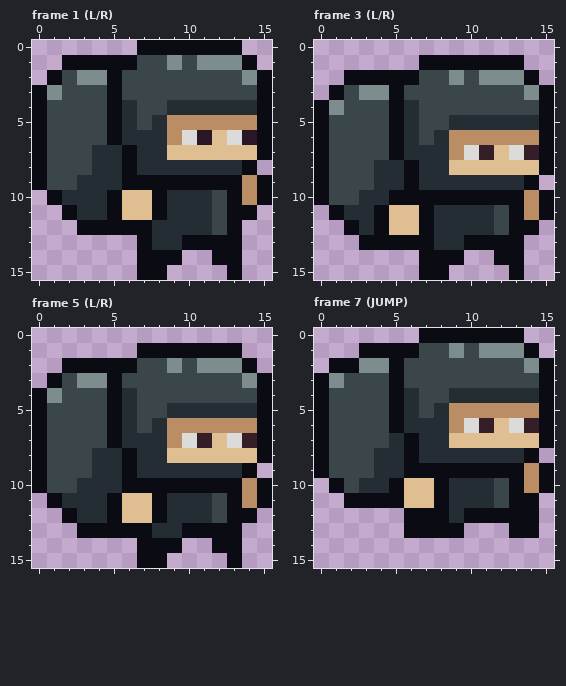
Edited in one commit: pixel-art file (PRACTICA1_Unity/Assets/Sprites/Ladrón.ase). The first picture shows the starting point.
16x16 pixels, 26 frames. Shown: frame 1 (L/R), frame 3 (L/R), frame 5 (L/R), frame 7 (JUMP). The commit also changed other frames, which this record leaves out.
After the commit:
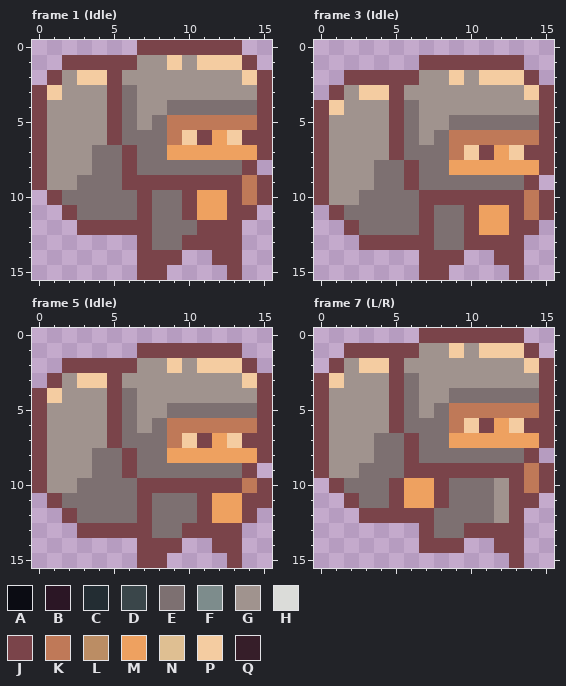
Palette (. is transparent): A #0b0c13  B #2b1625  C #232d33  D #3a464a  E #7d7071  F #7d8c8c  G #a0938e  H #dbdcd9  J #7a444a  K #bf7958  L #bb8d64  M #eea160  N #dfbf92  P #f4cca1  Q #361e29
Edits made:
Changed rows in their new state; - is an unchanged pixel.
Frame 1 (Idle):
first column x 0:
 0 -------JJJJJJJ--
 1 --JJJJJGGPGPPPJ-
 2 -JGPPJGGGGGGGGPJ
 3 JPGGGJEGGGGGGGGJ
 4 JGGGGJEGGEEEEEEJ
 5 JGGGGJEGEKKKKKKJ
 6 JGGGGJEEEKPJMPJJ
 7 JGGGEEJEEMMMMMMJ
 8 JGGGEEJEEEEEEEJ-
 9 JGGEEEJJJJJJJJKJ
10 -JEEEEEJEEJMMJKJ
11 --JEEEEJEEJMMJJ-
12 ---JJJJJEEEJJJ--
13 -------JEEJJJJ--
14 -------JJJ--JJ--
15 -------JJ----J--
Frame 3 (Idle):
first column x 0:
 1 -------JJJJJJJ--
 2 --JJJJJGGPGPPPJ-
 3 -JGPPJGGGGGGGGPJ
 4 JPGGGJEGGGGGGGGJ
 5 JGGGGJEGGEEEEEEJ
 6 JGGGGJEGEKKKKKKJ
 7 JGGGGJEEEKPJMPJJ
 8 JGGGEEJEEMMMMMMJ
 9 JGGGEEJEEEEEEEJ-
10 JGGEEEEJJJJJJJKJ
11 -JEEEEEJEEJMMJKJ
12 --JEEEEJEEJMMJJ-
13 ---JJJJJEEJJJJ--
14 -------JJJ--JJ--
15 -------JJ----J--
Frame 5 (Idle):
first column x 0:
 1 -------JJJJJJJ--
 2 --JJJJJGGPGPPPJ-
 3 -JGPPJGGGGGGGGPJ
 4 JPGGGJEGGGGGGGGJ
 5 JGGGGJEGGEEEEEEJ
 6 JGGGGJEGEKKKKKKJ
 7 JGGGGJEEEKPJMPJJ
 8 JGGGEEJEEMMMMMMJ
 9 JGGGEEJEEEEEEEJ-
10 JGGEEEEJJJJJJJKJ
11 -JEEEEEJEEEJMMJJ
12 --JEEEEJEEEJMMJ-
13 ---JJJJJEEJJJJ--
14 -------JJJ--JJ--
15 -------JJ----J--
Frame 7 (L/R):
first column x 0:
 0 -------JJJJJJJ--
 1 --JJJJJGGPGPPPJ-
 2 -JGPPJGGGGGGGGPJ
 3 JPGGGJEGGGGGGGGJ
 4 JGGGGJEGGEEEEEEJ
 5 JGGGGJEGEKKKKKKJ
 6 JGGGGJEEEKPJMPJJ
 7 JGGGEEJEEMMMMMMJ
 8 JGGGEEJEEEEEEEJ-
 9 JGGEEEJJJJJJJJKJ
10 -JEEEJMMJEEEGJKJ
11 --JEEJMMJEEEGJJ-
12 ---JJJJJEEEEGJ.-
13 ------.JEEJJJJ.-
14 -------JJJ--JJ--
15 -------------J--
